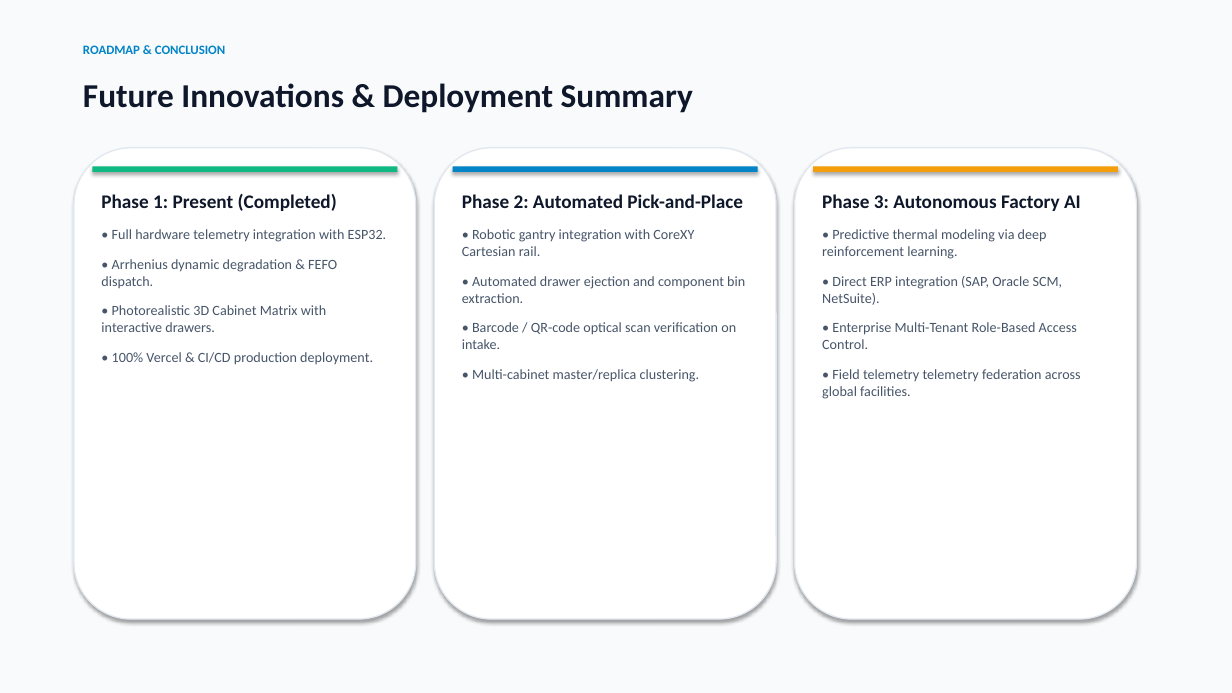
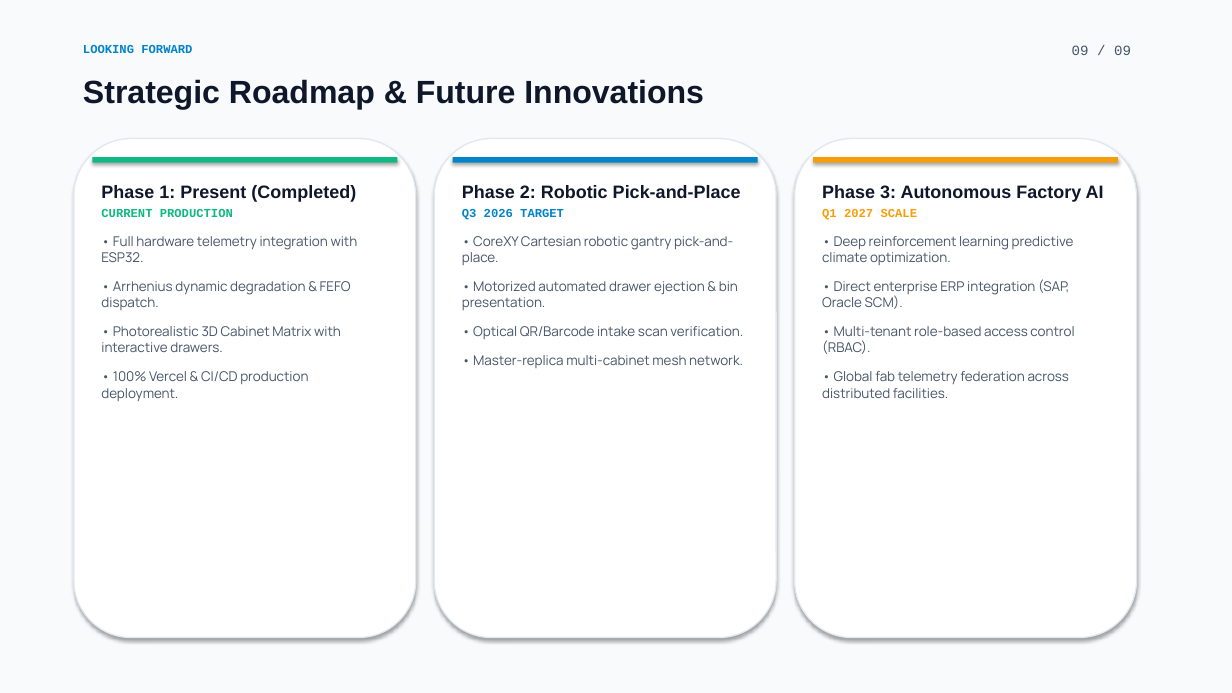
Before and after one commit to Shreyansha790/smart-component-storage, a slide deck: slide 9 of Smart_Component_Storage_Presentation.pptx. Drawn at 1232x693 pixels with LibreOffice and Linux fonts; fonts in the diff are those of the drawing. Boxes give left, top, right and bottom in pixels: in the first picture for what was removed or moved away, otherwise in the second. Text is boxed around its words. In the diff, an @@ line names an element or a change of style, - is before the commit and + after.

Commit message:
feat: upgrade PowerPoint presentation with Syne/Outfit fonts and photorealistic cleanroom studio imagery

```diff
--- a/Smart_Component_Storage_Presentation.pptx
+++ b/Smart_Component_Storage_Presentation.pptx
@@ text at bbox=[83, 45, 192, 53]: text changed; size 10 to 9.5 pt; font Calibri to Courier New @@
-ROADMAP & CONCLUSION
+LOOKING FORWARD
@@ text added at bbox=[1072, 45, 1131, 55], 11 pt, text #475569 @@
+09 / 09
@@ text at bbox=[83, 79, 704, 109]: text changed; size 26 to 25 pt; font Calibri to Arial @@
-Future Innovations & Deployment Summary
+Strategic Roadmap & Future Innovations
@@ rounded rectangle: place and size @@
-rounded rectangle at bbox=[74, 148, 416, 619]
+rounded rectangle at bbox=[74, 139, 416, 638]
@@ rounded rectangle: place and size @@
-rounded rectangle at bbox=[434, 148, 776, 619]
+rounded rectangle at bbox=[434, 139, 776, 638]
@@ rounded rectangle: place and size @@
-rounded rectangle at bbox=[795, 148, 1137, 619]
+rounded rectangle at bbox=[795, 139, 1137, 638]
@@ text "Phase 1: Present (Completed)": place and size @@
-text "Phase 1: Present (Completed)" at bbox=[101, 194, 386, 365]
+text "Phase 1: Present (Completed)" at bbox=[101, 185, 358, 401]
@@ 3 rectangles: place and size @@
-3 rectangles at bbox=[92, 166, 1118, 172]
+3 rectangles at bbox=[92, 157, 1118, 163]
@@ text "Phase 3: Autonomous Factory AI": place and size @@
-text "Phase 3: Autonomous Factory AI" at bbox=[822, 194, 1081, 399]
+text "Phase 3: Autonomous Factory AI" at bbox=[822, 185, 1104, 398]
@@ text at bbox=[101, 209, 233, 217]: paragraph added @@
+CURRENT PRODUCTION
@@ text at bbox=[101, 185, 358, 401]: size 15 to 14 pt, font Calibri to Arial in "Phase 1: Present (Completed)"; size 11 to 10.5 pt, font Calibri to Manrope in "• Full hardware telemetry integration with ESP32.", "• Arrhenius dynamic degradation & FEFO dispatch.", "• Photorealistic 3D Cabinet Matrix with interactive ...", "• 100% Vercel & CI/CD production deployment." @@
@@ text at bbox=[462, 185, 743, 368]: text changed; size 11 to 10.5 pt; font Calibri to Manrope @@
-Phase 2: Automated Pick-and-Place
-• Robotic gantry integration with CoreXY Cartesian rail.
-• Automated drawer ejection and component bin extraction.
-• Barcode / QR-code optical scan verification on intake.
-• Multi-cabinet master/replica clustering.
+Phase 2: Robotic Pick-and-Place
+Q3 2026 TARGET
+• CoreXY Cartesian robotic gantry pick-and-place.
+• Motorized automated drawer ejection & bin presentation.
+• Optical QR/Barcode intake scan verification.
+• Master-replica multi-cabinet mesh network.
@@ text at bbox=[822, 209, 1074, 398]: text changed; size 11 to 10.5 pt; font Calibri to Manrope @@
-• Predictive thermal modeling via deep reinforcement learning.
-• Direct ERP integration (SAP, Oracle SCM, NetSuite).
-• Enterprise Multi-Tenant Role-Based Access Control.
-• Field telemetry telemetry federation across global facilities.
+Q1 2027 SCALE
+• Deep reinforcement learning predictive climate optimization.
+• Direct enterprise ERP integration (SAP, Oracle SCM).
+• Multi-tenant role-based access control (RBAC).
+• Global fab telemetry federation across distributed facilities.
@@ text at bbox=[822, 185, 1104, 202]: size 15 to 14 pt, font Calibri to Arial in "Phase 3: Autonomous Factory AI" @@
```
Also in this commit, not shown: 5 other slides changed, 3 slides added, 3 slides removed.
